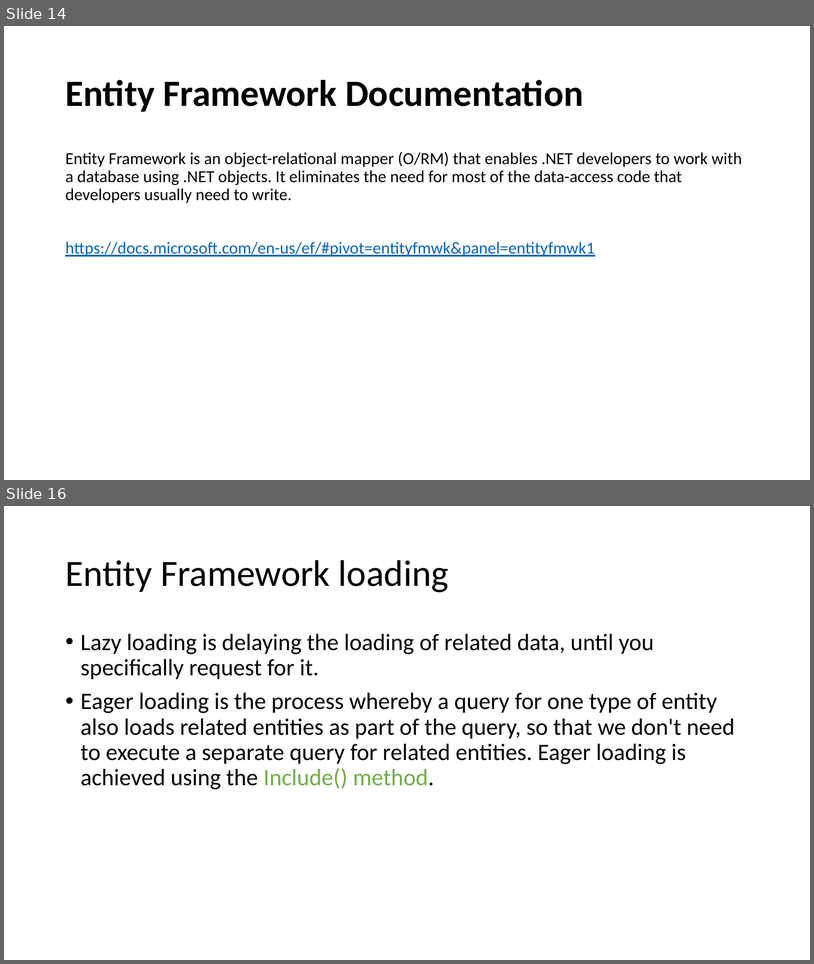
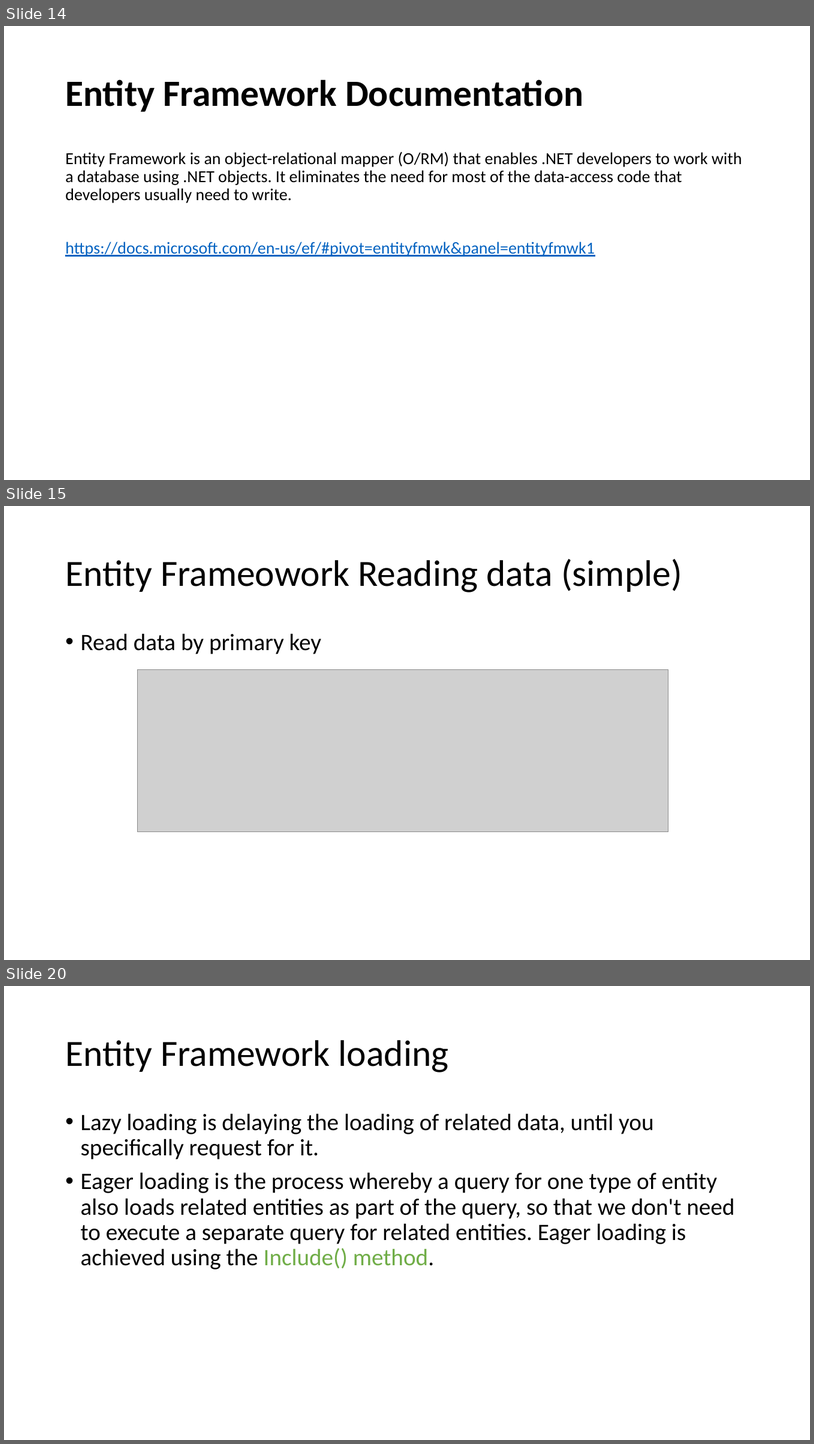
Before and after one commit to karenpayneoregon/VisualStudioEducation, a slide deck: PowerPoint/Working with Visual Studio.pptx. Shown one above the other, each under a label of ours: slides 14 and 16 before the commit, slides 14, 15 and 20 after it; the slides between them are not shown. The pictures are 814x964 and 814x1444 pixels, drawn with LibreOffice and Linux fonts; fonts in the diff are those of the drawing; grey boxes stand for pictures. Boxes give left, top, right and bottom in pixels: in the first picture for what was removed or moved away, otherwise in the second. Text is boxed around its words. In the diff, an @@ line names an element or a change of style, - is before the commit and + after.

```diff
--- a/PowerPoint/Working with Visual Studio.pptx
+++ b/PowerPoint/Working with Visual Studio.pptx
@@ slide 15 added at (4,506,810,960), background #FFFFFF @@
@@ title added at (65,559,683,592), 44 pt, text #000000 @@
+Entity Frameowork Reading data (simple)
@@ text added at (81,633,322,654), 28 pt, text #000000 @@
+• Read data by primary key
@@ picture added at (137,670,668,832) @@
@@ what was slide 16 is now slide 20 @@
```
Also in this commit, not shown: 5 other slides added, 1 slide removed, 23 other files.
